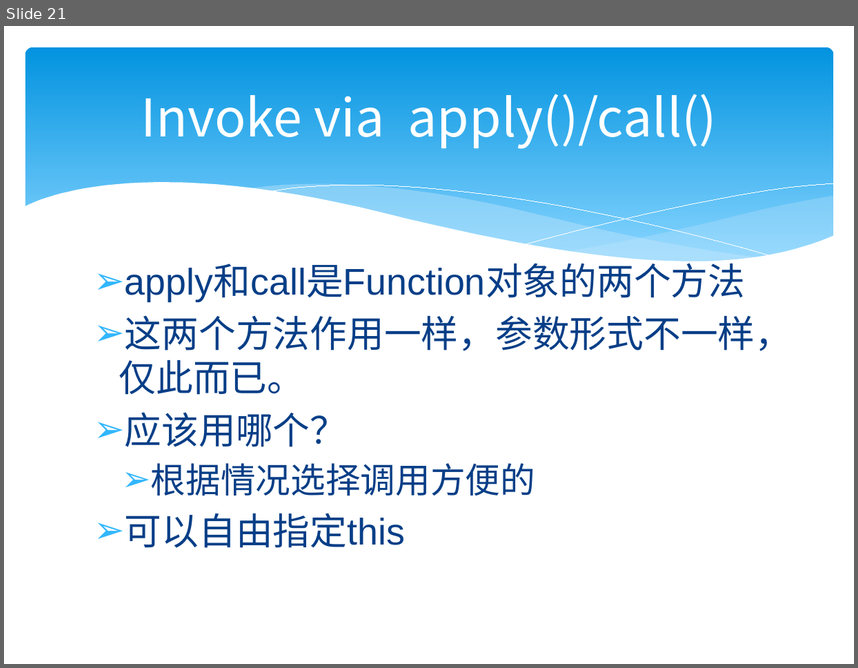
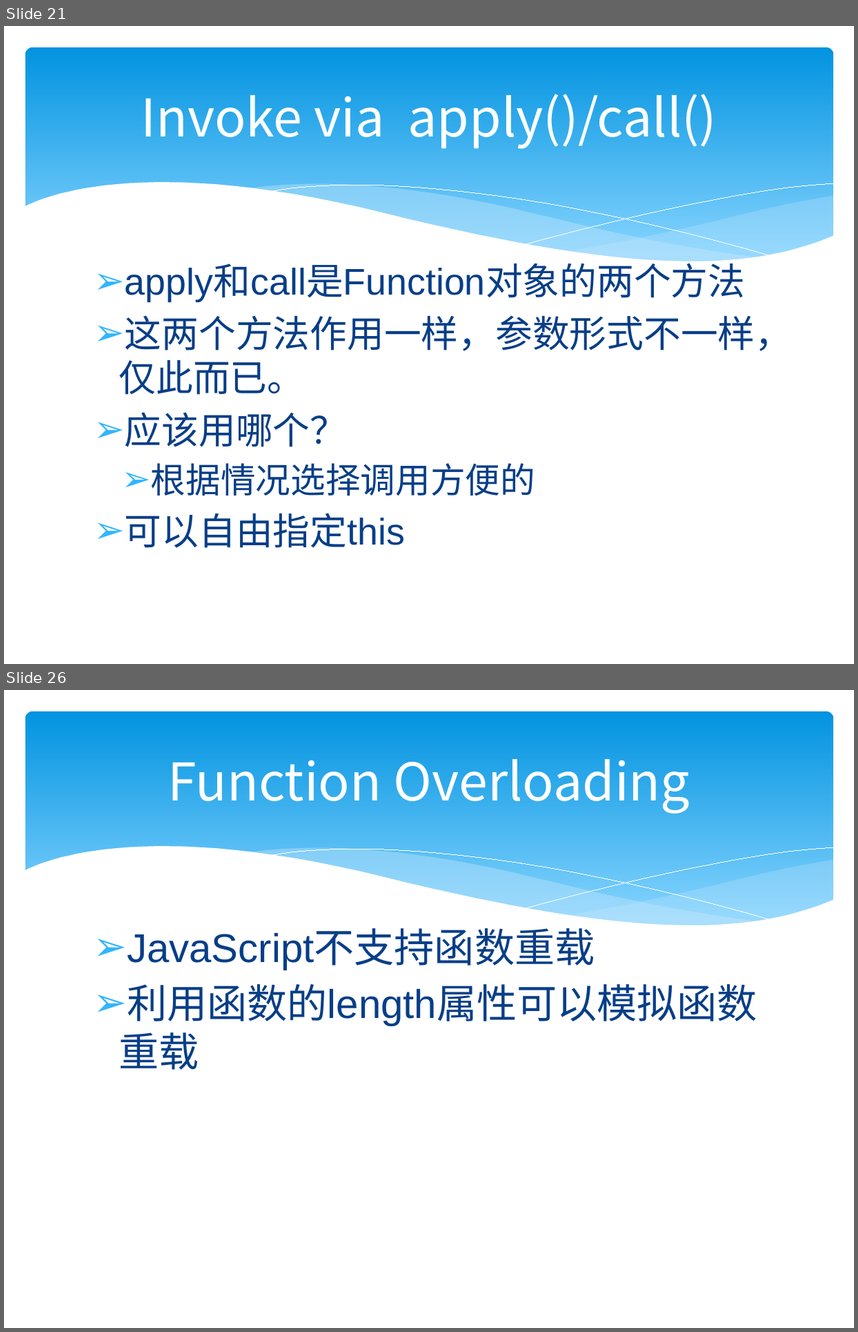
Before and after one commit to zjumty/jsfunc_training, a slide deck: JavaScriptFunctionObject.pptx. Shown one above the other, each under a label of ours: slide 21 before the commit, slides 21 and 26 after it; the slides between them are not shown. The pictures are 858x668 and 858x1332 pixels, drawn with LibreOffice and Linux fonts; fonts in the diff are those of the drawing. Boxes give left, top, right and bottom in pixels: in the first picture for what was removed or moved away, otherwise in the second. Text is boxed around its words. In the diff, an @@ line names an element or a change of style, - is before the commit and + after.

Commit message:
function overloading

```diff
--- a/JavaScriptFunctionObject.pptx
+++ b/JavaScriptFunctionObject.pptx
@@ slide 26 added at bbox=[4, 690, 854, 1328], background #FFFFFF; not listed: 6 template elements that a slide beside it also shows @@
@@ title added at bbox=[168, 759, 691, 814], 44 pt, text #FFFFFF @@
+Function Overloading
@@ text added at bbox=[127, 930, 757, 1026], 34 pt, text #073E87 @@
+➢ JavaScript不支持函数重载
+➢ 利用函数的length属性可以模拟函数重载
```
Also in this commit, not shown: 4 other slides added, 6 other files.
